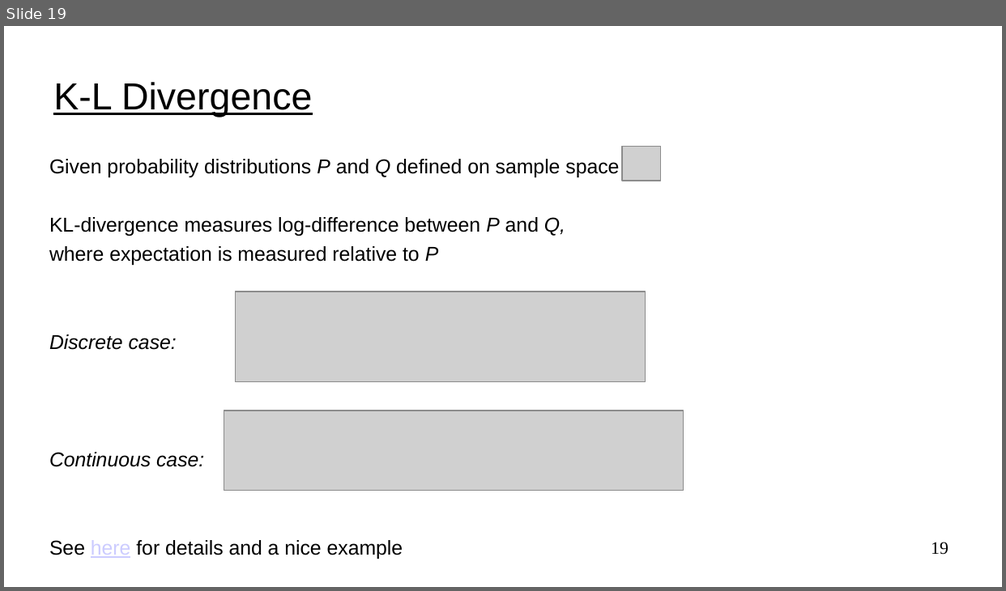
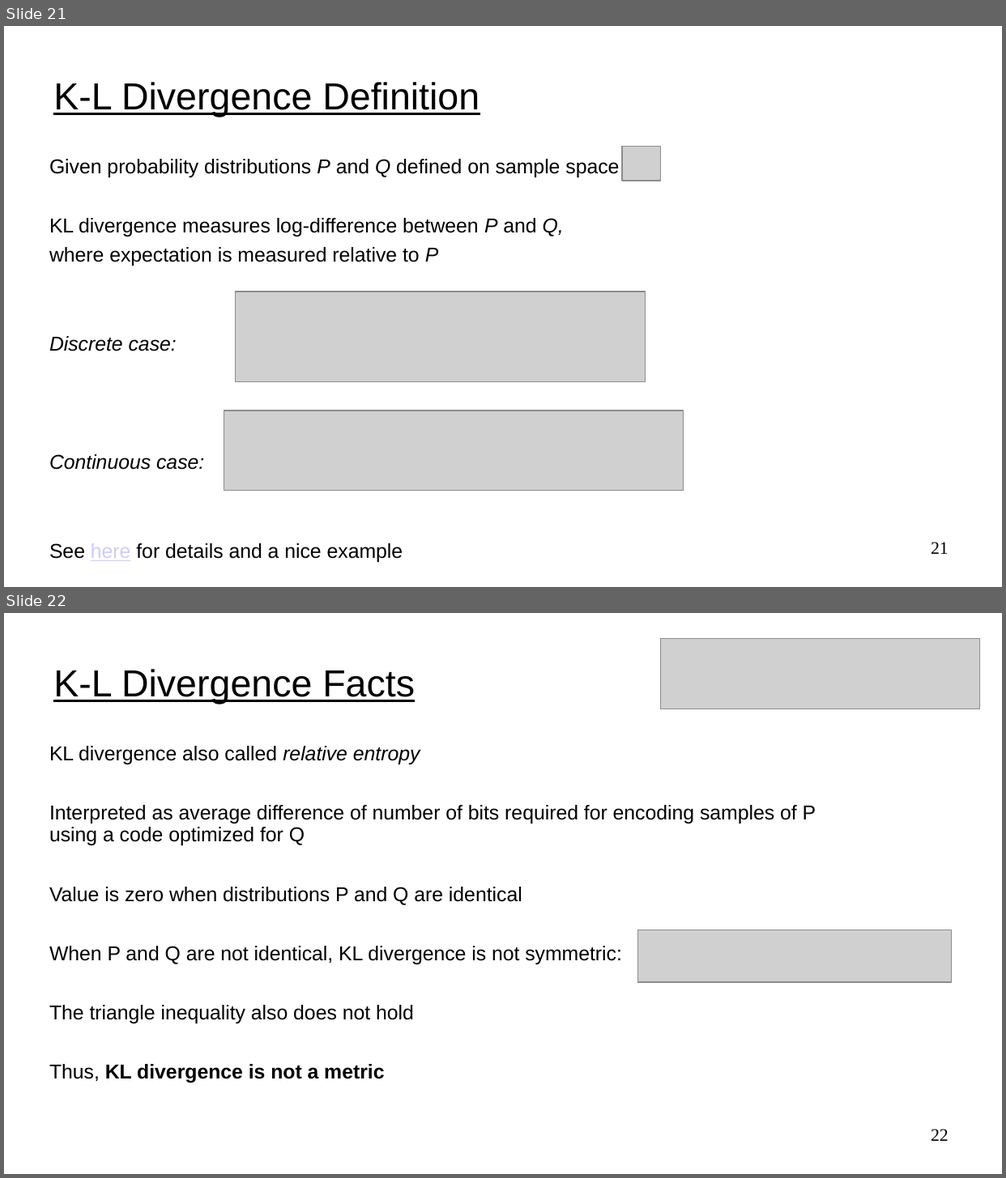
Before and after one commit to UVADS/reinforcement_learning, a slide deck: 08_policy_gradients_extensions/policy_gradients_extensions.ppt. Shown one above the other, each under a label of ours: slide 19 before the commit, slides 21 and 22 after it. The pictures are 1006x591 and 1006x1178 pixels, drawn with LibreOffice and Linux fonts; fonts in the diff are those of the drawing; grey boxes stand for pictures. Boxes give left, top, right and bottom in pixels: in the first picture for what was removed or moved away, otherwise in the second. Text is boxed around its words. In the diff, an @@ line names an element or a change of style, - is before the commit and + after.

```diff
--- a/08_policy_gradients_extensions/policy_gradients_extensions.ppt
+++ b/08_policy_gradients_extensions/policy_gradients_extensions.ppt
@@ slide 22 added at [4, 613, 1002, 1174], background #FFFFFF @@
@@ picture added at [661, 638, 980, 709] @@
@@ title added at [53, 669, 415, 704], 30 pt, text #000000, underline @@
+K-L Divergence Facts
@@ text added at [49, 746, 816, 1084], 16 pt, text #000000 @@
+KL divergence also called relative entropy
+Interpreted as average difference of number of bits required for encoding samples of P using a code optimized for Q
+Value is zero when distributions P and Q are identical
+When P and Q are not identical, KL divergence is not symmetric:
+The triangle inequality also does not hold
+Thus, KL divergence is not a metric
@@ picture added at [638, 930, 953, 982] @@
@@ page number added at [931, 1129, 948, 1141], 14 pt, text #000000 @@
+22
@@ what was slide 19 is now slide 21 @@
@@ slide 21 changed as well @@
@@ title at [53, 82, 479, 117]: text changed @@
-K-L Divergence
+K-L Divergence Definition
@@ text at [49, 218, 564, 237]: text changed @@
-KL-divergence measures log-difference between P and Q,
+KL divergence measures log-difference between P and Q,
@@ page number at [931, 542, 948, 554]: text changed @@
-19
+21
```
Also in this commit, not shown: 7 other slides changed, 6 other slides added.
